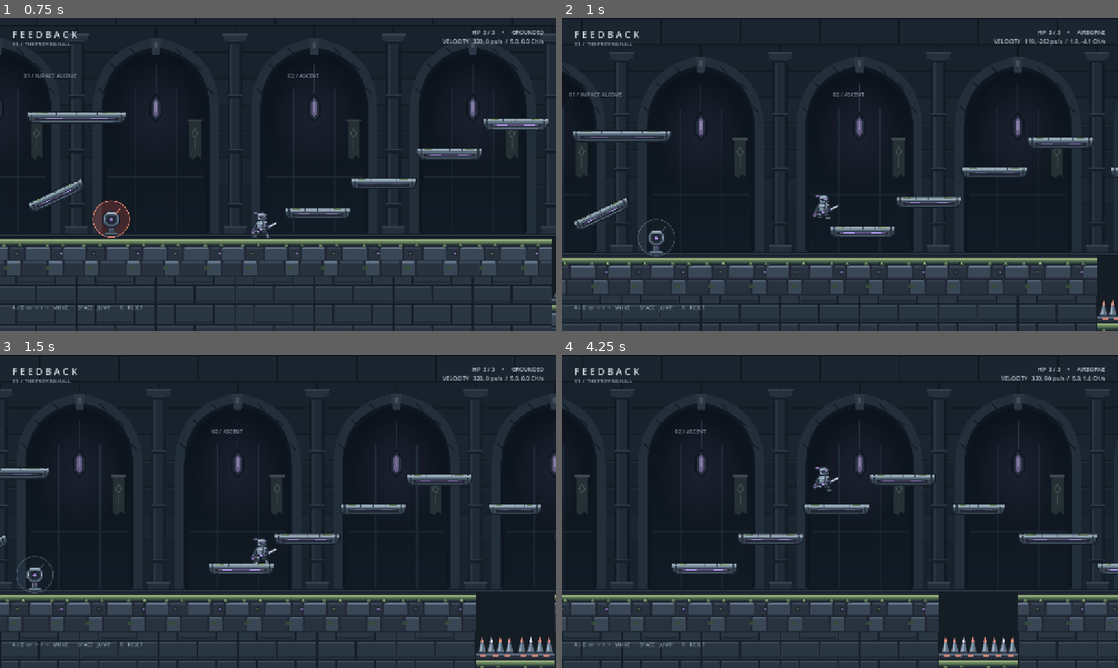
Above: before the commit, frames 1-4 (two rows, left to right).
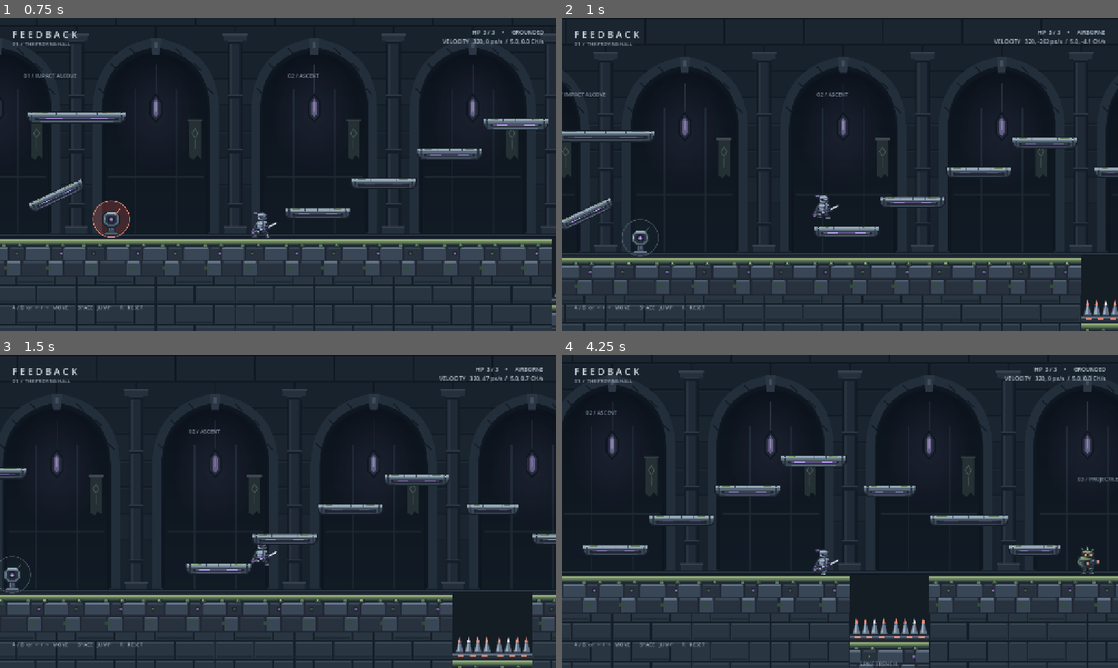
Above: after the commit, the same moments.

Repository: kTrzcinskii/feedback
Game: Godot game, scene res://scenes/levels/the_proving_hall.tscn
Same seed, same stepped clock (60 frames per second), same inputs: the game is played once before the commit and once after it.
Inputs:
- Up to frame 1 (0.75 s): tap Enter at 0.5 s; hold D (MoveRight) from 0.53 s (still down)
- Up to frame 2 (1 s): keep holding D (MoveRight); tap Space (Jump) at 0.77 s
- Up to frame 3 (1.5 s): keep holding D (MoveRight)
- Up to frame 4 (4.25 s): tap Space (Jump) at 1.52, 3.02, 3.77 s; release D (MoveRight) at 2.03 s; hold A (MoveLeft) 2.03-2.78 s; hold D (MoveRight) from 2.78 s (still down)

Frame 1 is identical in both runs. In frame 2, 11% of the frame differs, in the area x 0-100%, y 6-100%; in frame 3, 12%; in frame 4, 23%, in the area x 0-100%, y 4-100%.

Commit message:
chore: update platforms to allow for one-way collision

Diff:
--- a/scripts/parryable_surface.gd
+++ b/scripts/parryable_surface.gd
@@ -15,6 +15,9 @@
 ## Multiplier applied to the surface parry impulse 'J' on this surface
 @export var impulse_multiplier: float = 1.0
 
+## Whether this surface allows one-way collision
+@export var one_way: bool = false
+
 
 func get_surface_impulse_px(default_impulse_ch: float, character_height_px: float) -> float:
 	var base_ch: float = surface_impulse_ch if surface_impulse_ch >= 0.0 else default_impulse_ch
--- a/scripts/test_level/test_level.gd
+++ b/scripts/test_level/test_level.gd
@@ -53,19 +53,19 @@
 	_create_floor("Ground", Rect2(-576, 0, 1344, 384))
 	_create_floor("LandingGround", Rect2(960, 0, 864, 384))
 	_create_floor("TrenchFloor", Rect2(768, 160, 192, 224))
-	_create_surface("BounceWallLeft", Vector2(-596, -96), Vector2(40, 960), 0.0, 0.55, 1.1)
-	_create_surface("EndWall", Vector2(1844, -96), Vector2(40, 960), 0.0, 0.55, 1.1)
+	_create_surface("BounceWallLeft", Vector2(-596, -96), Vector2(40, 960), 0.0, 0.55, 1.1, false)
+	_create_surface("EndWall", Vector2(1844, -96), Vector2(40, 960), 0.0, 0.55, 1.1, false)
 
 	# 72px rises stay comfortably inside the current controller's 105px jump arc.
-	_create_surface("LowPlatform", Vector2(200, -58), Vector2(160, 28), 0.0, 0.45, 1.0)
-	_create_surface("MiddlePlatform", Vector2(360, -130), Vector2(160, 28), 0.0, 0.50, 1.05)
-	_create_surface("HighPlatform", Vector2(520, -202), Vector2(160, 28), 0.0, 0.50, 1.05)
-	_create_surface("SummitPlatform", Vector2(680, -274), Vector2(160, 28), 0.0, 0.50, 1.05)
-	_create_surface("TrenchBridge", Vector2(864, -202), Vector2(128, 28), 0.0, 0.50, 1.0)
-	_create_surface("LandingPlatform", Vector2(1056, -130), Vector2(192, 28), 0.0, 0.50, 1.0)
-	_create_surface("ReturnStep", Vector2(1216, -58), Vector2(128, 28), 0.0, 0.45, 1.0)
-	_create_surface("AngledSurface", Vector2(-432, -100), Vector2(144, 28), deg_to_rad(-25.0), 0.65, 1.15)
-	_create_surface("CeilingPlatform", Vector2(-384, -290), Vector2(240, 28), 0.0, 0.50, 1.0)
+	_create_surface("LowPlatform", Vector2(200, -58), Vector2(160, 28), 0.0, 0.45, 1.0, true)
+	_create_surface("MiddlePlatform", Vector2(360, -130), Vector2(160, 28), 0.0, 0.50, 1.05, true)
+	_create_surface("HighPlatform", Vector2(520, -202), Vector2(160, 28), 0.0, 0.50, 1.05, true)
+	_create_surface("SummitPlatform", Vector2(680, -274), Vector2(160, 28), 0.0, 0.50, 1.05, true)
+	_create_surface("TrenchBridge", Vector2(864, -202), Vector2(128, 28), 0.0, 0.50, 1.0, true)
+	_create_surface("LandingPlatform", Vector2(1056, -130), Vector2(192, 28), 0.0, 0.50, 1.0, true)
+	_create_surface("ReturnStep", Vector2(1216, -58), Vector2(128, 28), 0.0, 0.45, 1.0, true)
+	_create_surface("AngledSurface", Vector2(-432, -100), Vector2(144, 28), deg_to_rad(-25.0), 0.65, 1.15, true)
+	_create_surface("CeilingPlatform", Vector2(-384, -290), Vector2(240, 28), 0.0, 0.50, 1.0, true)
 
 	_add_room_label(Vector2(-512, -400), "01 / IMPACT ALCOVE")
 	_add_room_label(Vector2(128, -400), "02 / ASCENT")
@@ -160,7 +160,8 @@
 	p_size: Vector2,
 	p_rot: float,
 	p_restitution: float,
-	p_impulse_mult: float
+	p_impulse_mult: float,
+	p_one_way: bool = false
 ) -> ParryableSurface:
 	var body := ParryableSurface.new()
 	body.name = p_name
@@ -168,12 +169,14 @@
 	body.rotation = p_rot
 	body.restitution = p_restitution
 	body.impulse_multiplier = p_impulse_mult
+	body.one_way = p_one_way
 
 	var col := CollisionShape2D.new()
 	col.name = "CollisionShape2D"
 	var rect := RectangleShape2D.new()
 	rect.size = p_size
 	col.shape = rect
+	col.one_way_collision = p_one_way
 	body.add_child(col)
 
 	var visual := NinePatchRect.new()
--- a/scripts/test_level/test_level_geometry.gd
+++ b/scripts/test_level/test_level_geometry.gd
@@ -23,7 +23,9 @@
 
 
 func run_tests() -> void:
-	var level: TestLevel = load("res://scenes/TestLevel.tscn").instantiate()
+	var scene_path := "res://scenes/levels/the_proving_hall.tscn" if ResourceLoader.exists(
+			"res://scenes/levels/the_proving_hall.tscn") else "res://scenes/TestLevel.tscn"
+	var level: TestLevel = load(scene_path).instantiate()
 	root.add_child(level)
 	var player := level.player
 	player.use_simulated_input = true
@@ -31,9 +33,10 @@
 	await step_frames(480)
 	player.player_damaged.disconnect(count_spawn_hit)
 	check(spawn_hits == 0 and player.hp == player.max_hp and not level._reset_pending,
-		"Spawn stays safe through eight seconds of live attack cycles")
+			"Spawn stays safe through eight seconds of live attack cycles")
 
 	await test_downhill_grounding(level, player)
+	await test_one_way_platforms(level, player)
 
 	# Walk and jump with the real controller, without teleporting between landings.
 	level.reset_room()
@@ -51,7 +54,7 @@
 	player.position = Vector2(864, 0)
 	await step_frames(60)
 	check(player.position.distance_to(Vector2.ZERO) < 12.0 and player.hp == player.max_hp,
-		"Falling into the spike trench resets the player safely")
+			"Falling into the spike trench resets the player safely")
 
 	# A running jump also provides a short route across the trench at floor level.
 	level.reset_room()
@@ -66,7 +69,7 @@
 	player.sim_move_dir = Vector2.ZERO
 	await step_frames(12)
 	check(player.global_position.x > 960 and player.is_on_floor() and player.hp == player.max_hp,
-		"The lower trench crossing is reachable with a running jump")
+			"The lower trench crossing is reachable with a running jump")
 
 	# The collision floor ends at the visible boundaries, rather than continuing infinitely.
 	var space := level.get_world_2d().direct_space_state
@@ -120,9 +123,78 @@
 			airborne_frames += 1
 	check(player.position.y > starting_y + 10.0, "Player actually travels downhill")
 	check(airborne_frames == 0,
-		"Downhill movement stays grounded on every frame (%d airborne frames)" % airborne_frames)
+			"Downhill movement stays grounded on every frame (%d airborne frames)" % airborne_frames)
 	player.sim_jump_just_pressed = true
 	await step_frames(1)
 	player.sim_jump_just_pressed = false
 	check(not player.is_on_floor() and player.velocity.y < -400.0,
-		"A downhill jump detaches immediately from the slope")
+			"A downhill jump detaches immediately from the slope")
+
+
+func test_one_way_platforms(level: TestLevel, player: PlayerCharacter) -> void:
+	var platform_names := [
+		"LowPlatform", "MiddlePlatform", "HighPlatform", "SummitPlatform",
+		"TrenchBridge", "LandingPlatform", "ReturnStep", "AngledSurface", "CeilingPlatform"
+	]
+	for plat_name in platform_names:
+		var surface: ParryableSurface = level.get_node_or_null(plat_name) as ParryableSurface
+		check(surface != null, "Platform %s exists in test level" % plat_name)
+		if surface != null:
+			var col: CollisionShape2D = surface.get_node_or_null("CollisionShape2D") as CollisionShape2D
+			check(col != null and col.one_way_collision, "Platform %s has one-way collision enabled" % plat_name)
+
+	# Verify walls are not one-way
+	for wall_name in ["BounceWallLeft", "EndWall"]:
+		var wall: ParryableSurface = level.get_node_or_null(wall_name) as ParryableSurface
+		if wall != null:
+			var col: CollisionShape2D = wall.get_node_or_null("CollisionShape2D") as CollisionShape2D
+			check(col != null and not col.one_way_collision, "Wall %s remains solid (not one-way)" % wall_name)
+
+	# Test jumping onto LowPlatform directly from below:
+	# Floor is at y = 0, LowPlatform top is at y = -72 (landing y = -64).
+	# A jump from beneath passes through the underside and lands safely on top.
+	level.reset_room()
+	player.position = Vector2(200, 0)
+	await step_frames(12)
+	check(player.is_on_floor(), "Player is grounded beneath LowPlatform")
+	player.sim_jump_just_pressed = true
+	await step_frames(1)
+	player.sim_jump_just_pressed = false
+
+	var passed_through_upwards := false
+	var landed_on_platform := false
+	for i in range(70):
+		await step_frames(1)
+		# Ascending through platform height (above platform bottom -44 with upward velocity)
+		if player.velocity.y < 0.0 and player.position.y < -70.0:
+			passed_through_upwards = true
+		if i > 5 and player.is_on_floor():
+			landed_on_platform = absf(player.position.y - (-64.0)) < 4.0 and absf(player.position.x - 200.0) < 10.0
+			break
+
+	check(passed_through_upwards, "Player jumps through LowPlatform from below without being blocked")
+	check(landed_on_platform and player.is_on_floor(),
+			"Player lands and stands firmly on top of LowPlatform from below")
+
+	# Test jumping onto ReturnStep directly from below:
+	# Floor is at y = 0, ReturnStep top is at y = -72 (landing y = -64).
+	level.reset_room()
+	player.position = Vector2(1216, 0)
+	await step_frames(12)
+	check(player.is_on_floor(), "Player is grounded beneath ReturnStep")
+	player.sim_jump_just_pressed = true
+	await step_frames(1)
+	player.sim_jump_just_pressed = false
+
+	passed_through_upwards = false
+	landed_on_platform = false
+	for i in range(70):
+		await step_frames(1)
+		if player.velocity.y < 0.0 and player.position.y < -70.0:
+			passed_through_upwards = true
+		if i > 5 and player.is_on_floor():
+			landed_on_platform = absf(player.position.y - (-64.0)) < 4.0 and absf(player.position.x - 1216.0) < 10.0
+			break
+
+	check(passed_through_upwards, "Player jumps through ReturnStep from below without being blocked")
+	check(landed_on_platform and player.is_on_floor(), "Player lands and stands firmly on top of ReturnStep from below")
--- a/scripts/tests/test_parry_suite.gd
+++ b/scripts/tests/test_parry_suite.gd
@@ -22,7 +22,8 @@
 
 func _run_all_tests() -> void:
 	print("=== Running Feedback Base Groundwork Test Suite ===")
-	var packed_level: PackedScene = load("res://scenes/TestLevel.tscn") as PackedScene
+	var scene_path := "res://scenes/levels/the_proving_hall.tscn" if ResourceLoader.exists("res://scenes/levels/the_proving_hall.tscn") else "res://scenes/TestLevel.tscn"
+	var packed_level: PackedScene = load(scene_path) as PackedScene
 	var level: TestLevel = packed_level.instantiate() as TestLevel
 	root.add_child(level)
 	await process_frame
